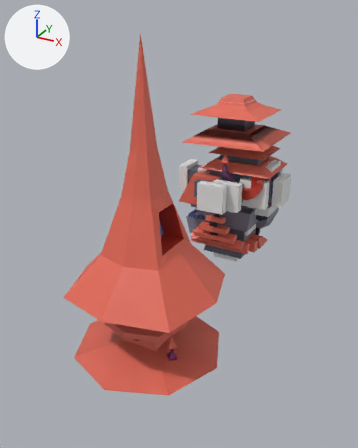
An edit to the FBX model Unity/FireBall/Assets/!Import/ChunksFbx/Chunks_00.fbx, drawn before and after from the same camera.
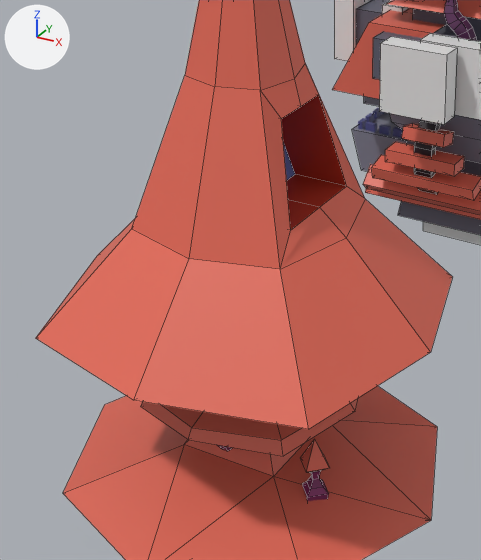
Each version is shown whole from a 50 mm camera at (17.1, -26.2, 22.9) aimed at (-3.0, 10.3, 4.7), then close up on the part from 14% to 66% of the width and 37% to 86% of the height. Lighting does not change. The marker at upper left points along +X, +Y and +Z. The close-ups show mesh edges as thin lines. Where no turn or scale is listed for an object, it has been applied to the vertices. Vertices at the same position are counted once.
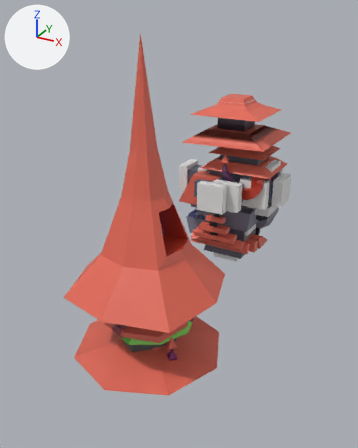
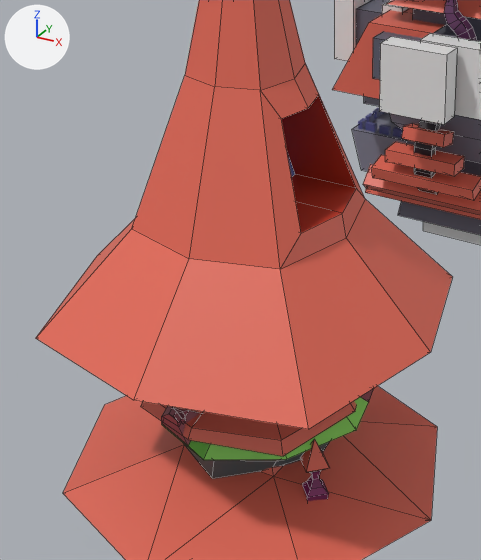
What differs and where, as boxes (x1, y1, x2, y2) in the close-ups (481 x 560 px; the box of a moved part takes in the faces that stretch with it):
```json
{"object": "Land", "change": "added", "after": [183, 389, 373, 479]}
{"object": "Rock.001", "change": "added", "after": [162, 406, 210, 460], "on screen": "brown"}
{"part": 1, "of": "me_cube_055", "change": "moved or reshaped", "before": [260, 72, 365, 269], "after": [260, 72, 365, 269]}
{"part": 2, "of": "me_cube_055", "change": "moved or reshaped", "before": [260, 63, 319, 119], "after": [260, 63, 319, 119]}
```

Edits to the scene script, one JSON object a line:
```json
{"block": "me_cube_055", "where": "me_cube_055.from_pydata(...)  # 54 vertices, 56 faces; spans x -5.4..5.5, y -5.4..5.5, z 3.4..21.6"}
{"block": "me_cube_055", "where": "# used by ob_cube_042; location = (0.0, 0.0, 0.0)"}
{"block": "me_cube_055", "change": "me_cube_055 part 1"}
{"op": "set", "path": "me_cube_055.vertices[19].co", "old": "(2.2, 1.6, 8.0)", "new": "(2.5, 1.6, 8.0)", "note": "pixel (346, 186) -> pixel (356, 188)"}
{"op": "set", "path": "me_cube_055.vertices[20].co", "old": "(2.2, -1.4, 8.0)", "new": "(2.5, -1.4, 8.0)", "note": "pixel (290, 230) -> pixel (301, 233)"}
{"op": "set", "path": "me_cube_055.vertices[37].co", "old": "(2.2, 0.1, 8.0)", "new": "(2.9, 0.1, 8.0)", "note": "pixel (319, 207) -> pixel (342, 213)"}
{"block": "me_cube_055", "change": "me_cube_055 part 2"}
{"op": "set", "path": "me_cube_055.vertices[38].co", "old": "(1.7, 0.1, 10.8)", "new": "(1.9, 0.1, 10.8)", "note": "pixel (300, 106) -> pixel (308, 108)"}
{"op": "add", "block": "me_cube_143", "code": ["me_cube_143 = bpy.data.meshes.new('Cube.143')", "me_cube_143.from_pydata(...)  # 24 vertices, 21 faces; spans x -1.56..0.41, y -3.64..-1.64, z 1.34..2.91", "me_cube_143.materials.append(mat_solidcoloratlas3shades)  # picture img_colorschemes_cst_png"]}
{"op": "add", "block": "me_cube_122", "code": ["me_cube_122 = bpy.data.meshes.new('Cube.122')", "me_cube_122.from_pydata(...)  # 165 vertices, 167 faces; spans x -2.92..3.37, y -3.08..3.09, z -4.54..2.24", "me_cube_122.materials.append(mat_solidcoloratlas3shades)  # picture img_colorschemes_cst_png"]}
{"op": "add", "block": "ob_rock_001", "code": ["ob_rock_001 = bpy.data.objects.new('Rock.001', me_cube_143)", "ob_rock_001.location = (0.0, 0.0, 0.0)"]}
{"op": "add", "block": "ob_land", "code": ["ob_land = bpy.data.objects.new('Land', me_cube_122)", "ob_land.location = (0.0, 0.0, 0.0)"]}
```
